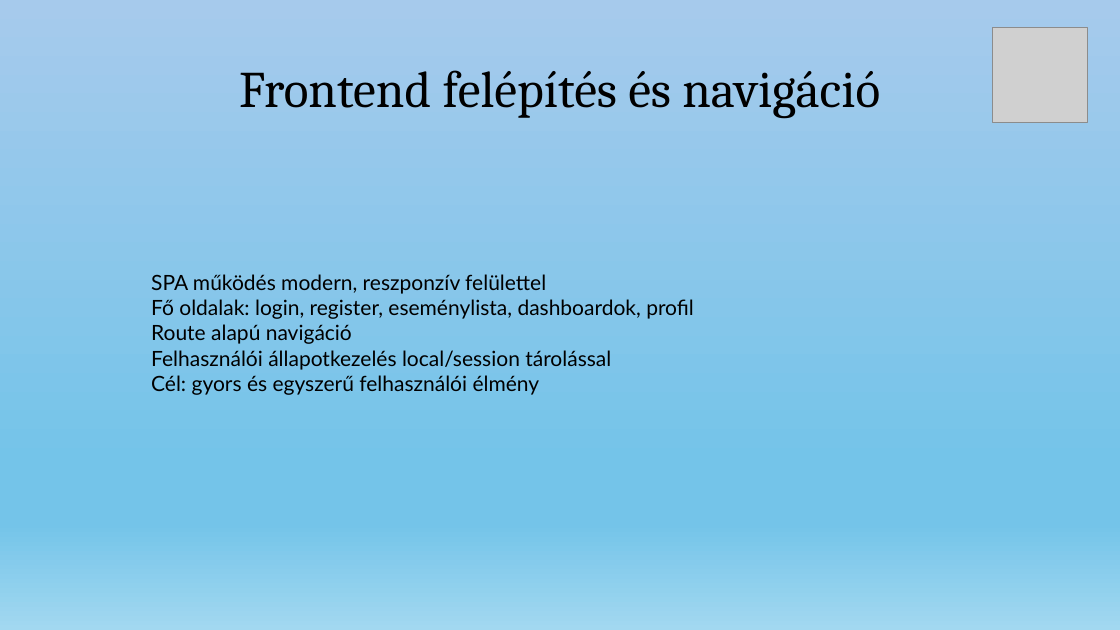
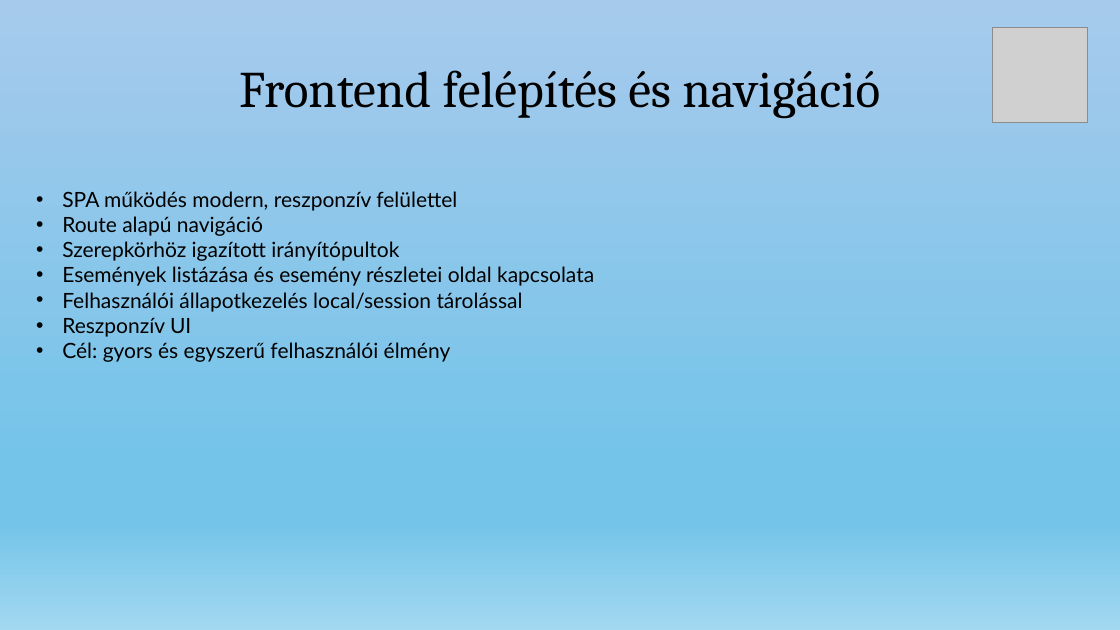
Before and after one commit to nagyls/13_S2_5_vizsgaremek, a slide deck: slide 7 of dokumentumok/EseményTér.pptx. Drawn at 1120x630 pixels with LibreOffice and Linux fonts; fonts in the diff are those of the drawing; grey boxes stand for pictures. Boxes give left, top, right and bottom in pixels: in the first picture for what was removed or moved away, otherwise in the second. Text is boxed around its words. In the diff, an @@ line names an element or a change of style, - is before the commit and + after.

```diff
--- a/dokumentumok/EseményTér.pptx
+++ b/dokumentumok/EseményTér.pptx
@@ text "SPA működés modern, reszponzív felülettel": place and size @@
-text "SPA működés modern, reszponzív felülettel" at (151,274,694,395)
+text "SPA működés modern, reszponzív felülettel" at (62,191,594,362)
@@ text at (62,191,523,362): bullet none to • @@
@@ text at (62,241,594,286): paragraphs added @@
+• Szerepkörhöz igazított irányítópultok
+• Események listázása és esemény részletei oldal kapcsolata
@@ text at (151,299,694,319): paragraph removed @@
-Fő oldalak: login, register, eseménylista, dashboardok, profil
@@ text at (62,317,191,337): paragraph added @@
+• Reszponzív UI
```
Also in this commit, not shown: 4 other slides changed.
